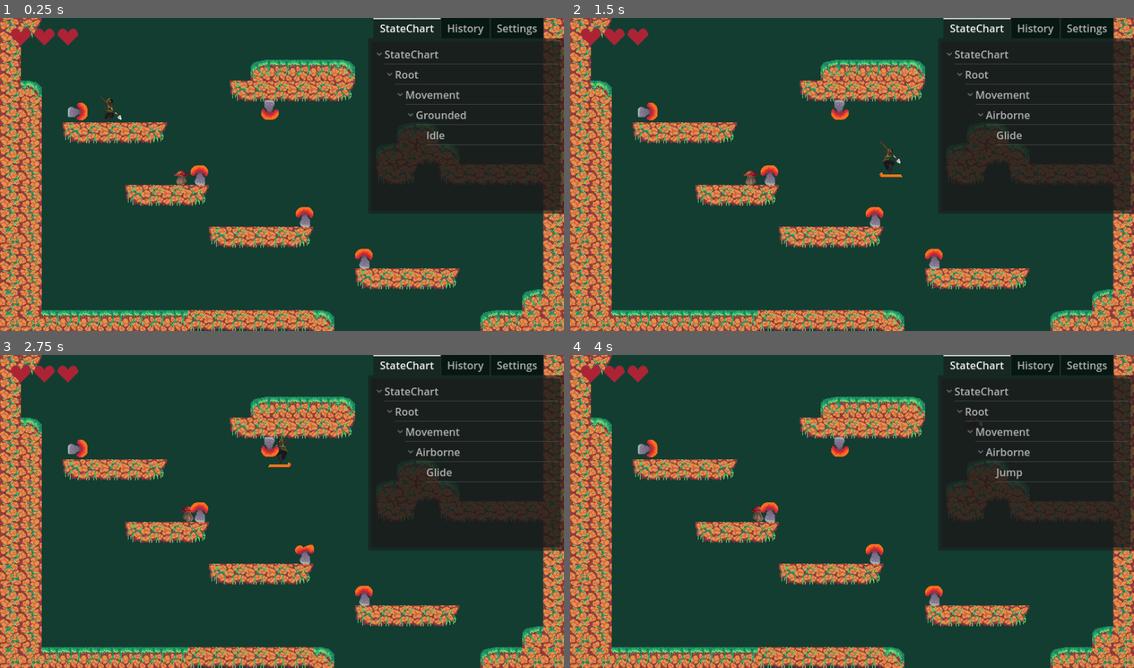
Above: before the commit, frames 1-4 (two rows, left to right).
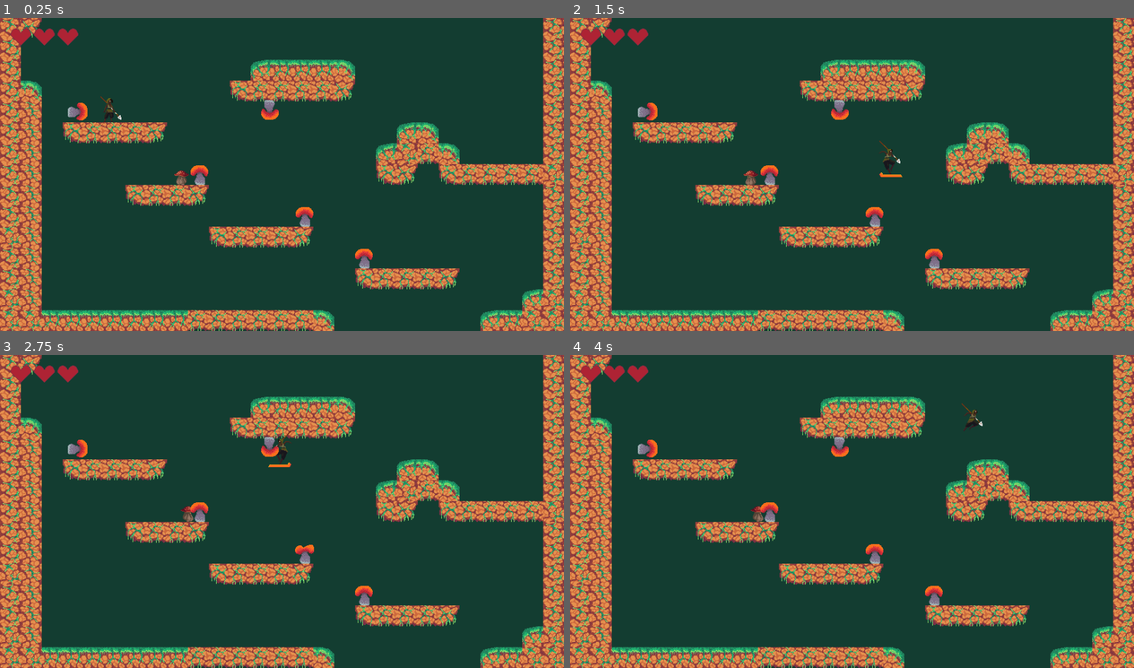
Above: after the commit, the same moments.

Repository: lemilonkh/GameOff23
Game: Godot game, scene res://scenes/main.tscn
The game is run twice, just before and just after one commit, with the same random seed, the same clock (stepped at 60 frames per second) and the same inputs.
Inputs:
- Up to frame 1 (0.25 s): no input
- Up to frame 2 (1.5 s): tap Enter at 0.5 s; hold K (attack) 0.53-1.28 s; hold Right (move_right) from 0.53 s (still down); tap Space (jump) at 0.77 s; tap J (glide) at 1.35 s
- Up to frame 3 (2.75 s): tap Space (jump) at 1.52 s; release Right (move_right) at 2.03 s; hold Left (move_left) from 2.03 s (still down); hold Shift from 2.03 s (still down)
- Up to frame 4 (4 s): release Left (move_left) at 2.78 s; release Shift at 2.78 s; hold Right (move_right) from 2.78 s (still down); tap K (attack) at 2.85 s; tap Space (jump) at 3.02, 3.77 s; hold J (glide) from 3.53 s (still down)

The runs differ from the first frame. In frame 1, 20% of the frame differs, in the area x 65-100%, y 0-63%; in frame 2, 20%; in frame 3, 20%; in frame 4, 20%.

Commit message:
Hide player state debugger by default

Diff:
--- a/scripts/player.gd
+++ b/scripts/player.gd
@@ -66,6 +66,7 @@
 	for i in range(max_health):
 		var new_heart := heart.duplicate()
 		health_container.add_child(new_heart)
+	state_chart_debugger.enabled = false
 
 func _update_health() -> void:
 	for i in range(max_health):
